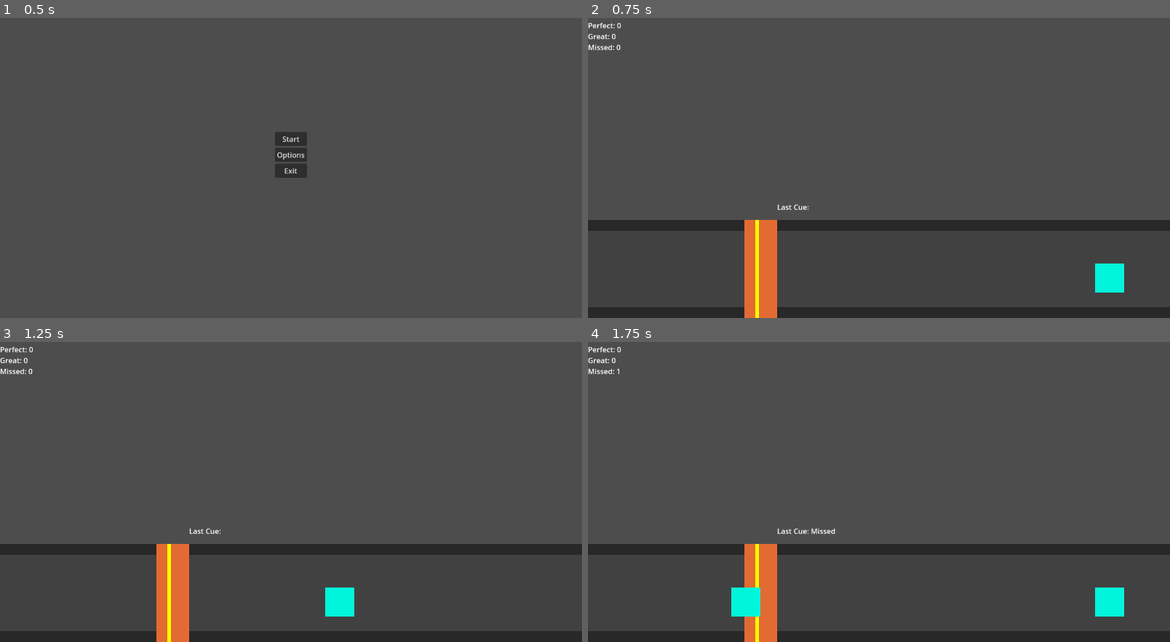
Above: before the commit, frames 1-4 (two rows, left to right).
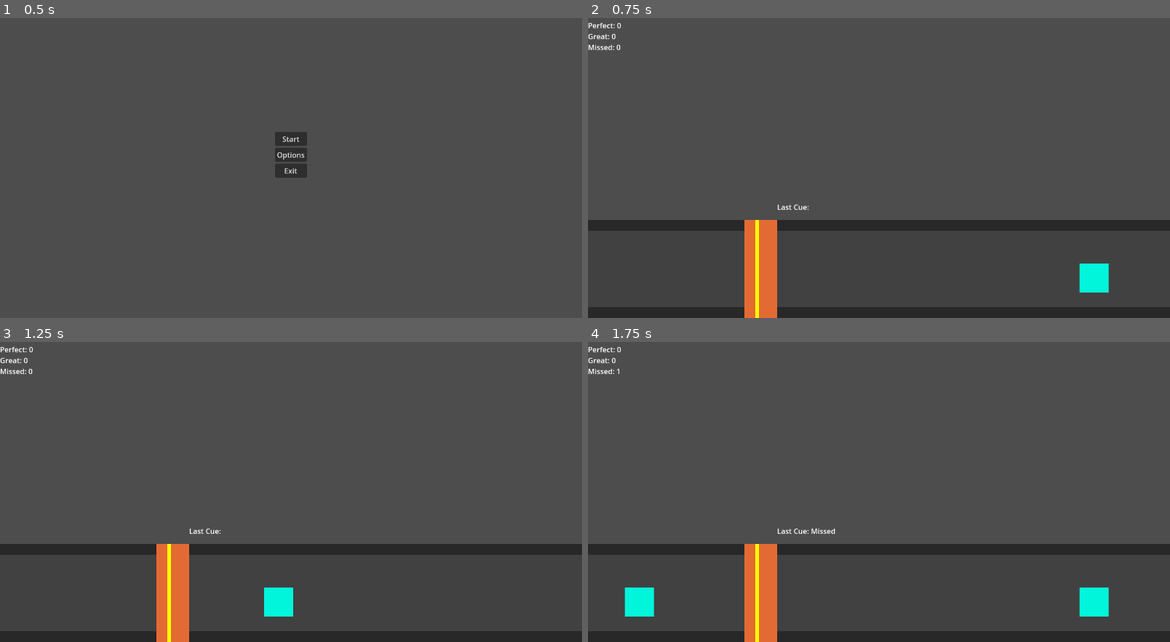
Above: after the commit, the same moments.

Repository: alexgaaranes/GameJam-2024-Entry
Game: Godot game, scene res://scenes/menu.tscn
Same seed, same stepped clock (60 frames per second), same inputs: the game is played once before the commit and once after it.
Inputs:
- Up to frame 1 (0.5 s): no input
- Up to frame 2 (0.75 s): click "Start" at 0.5 s
- Up to frame 3 (1.25 s): no input
- Up to frame 4 (1.75 s): tap Space (pedal) at 1.35 s

Frame 1 is identical in both runs. In frame 2, 0.5% of the frame differs, in the area x 84-93%, y 81-92%; in frame 3, 1.0%; in frame 4, 1.5%, in the area x 6-93%, y 81-92%.

Commit message:
fixed missed counter

Diff:
--- a/scenes/pedal_column.tscn
+++ b/scenes/pedal_column.tscn
@@ -10,6 +10,9 @@
 
 [sub_resource type="RectangleShape2D" id="RectangleShape2D_k18yy"]
 size = Vector2(40, 216)
+
+[sub_resource type="RectangleShape2D" id="RectangleShape2D_a4ohc"]
+size = Vector2(122, 226)
 
 [node name="PedalColumn" type="Node2D"]
 script = ExtResource("1_8fkcs")
@@ -64,9 +67,17 @@
 offset_bottom = 216.0
 color = Color(0.891544, 0.419283, 0.201671, 1)
 
+[node name="EndArea" type="Area2D" parent="."]
+position = Vector2(-200, 504)
+
+[node name="CollisionShape2D" type="CollisionShape2D" parent="EndArea"]
+position = Vector2(51, 103)
+shape = SubResource("RectangleShape2D_a4ohc")
+
 [connection signal="area_entered" from="PerfectArea" to="." method="_on_perfect_area_area_entered"]
 [connection signal="area_exited" from="PerfectArea" to="." method="_on_perfect_area_area_exited"]
 [connection signal="area_entered" from="GreatAreaBack" to="." method="_on_great_area_back_area_entered"]
 [connection signal="area_exited" from="GreatAreaBack" to="." method="_on_great_area_back_area_exited"]
 [connection signal="area_entered" from="GreatAreaFront" to="." method="_on_great_area_front_area_entered"]
 [connection signal="area_exited" from="GreatAreaFront" to="." method="_on_great_area_front_area_exited"]
+[connection signal="area_entered" from="EndArea" to="." method="_on_end_area_area_entered"]
--- a/scripts/cue_spawn_manager.gd
+++ b/scripts/cue_spawn_manager.gd
@@ -2,22 +2,37 @@
 
 var level: Node
 var timer: Timer
-var cueScene
+var cueScene: PackedScene
+var cueNode: Node
+var parent: Node
+
+const defaultTime = 1
+var minSpawnTime = 0.4
 
 # Called when the node enters the scene tree for the first time.
 func _ready():
 	level = get_tree().get_root()
+	parent = get_parent()
 	timer = get_node("CueSpawnTimer")
 	cueScene = preload("res://scenes/pedal_cue.tscn")
+	timer.wait_time = defaultTime
 	timer.start()
 
 
 # Called every frame. 'delta' is the elapsed time since the previous frame.
 func _process(delta):
+	#print(timer.wait_time)
 	pass
 
 
 func _on_cue_spawn_timer_timeout():
-	var cueNode = cueScene.instantiate()
+	cueNode = cueScene.instantiate()
 	level.add_child(cueNode)
 	timer.start()
+
+func reduceTime(amount: float):
+	if timer.wait_time < minSpawnTime: return
+	timer.wait_time -= timer.wait_time*amount
+
+func resetTime():
+	timer.wait_time = defaultTime
--- a/scripts/game_manager.gd
+++ b/scripts/game_manager.gd
@@ -3,6 +3,7 @@
 var perfectAmt: int = 0
 var greatAmt: int = 0
 var missedAmt: int = 0
+var comboAmt: int = 0
 
 var perfectLabel: Label
 var greatLabel: Label
@@ -16,7 +17,6 @@
 	perfectLabel = parent.get_node("Perfect")
 	greatLabel = parent.get_node("Great")
 	missedLabel = parent.get_node("Missed")
-	pass
 
 
 # Called every frame. 'delta' is the elapsed time since the previous frame.
@@ -24,8 +24,24 @@
 	updatePerfectLabel()
 	updateGreatLabel()
 	updateMissedLabel()
-	pass
 
+# Setters & Getters
+func updateCombo():
+	comboAmt += 1
+	$CueSpawnManager.reduceTime(comboAmt/200.0)
+
+func resetCombo():
+	comboAmt = 0
+	$CueSpawnManager.resetTime()
+
+func addPerfect(amount: int):
+	perfectAmt += amount
+
+func addGreat(amount: int):
+	greatAmt += amount
+
+func addMissed(amount: int):
+	missedAmt += amount
 
 # temp funcs
 func updatePerfectLabel():
--- a/scripts/input_manager.gd
+++ b/scripts/input_manager.gd
@@ -7,6 +7,7 @@
 
 var isPenalized: bool
 var detected: Dictionary
+var passedCues: Array
 
 # Called when the node enters the scene tree for the first time.
 func _ready():
@@ -20,8 +21,8 @@
 # Called every frame. 'delta' is the elapsed time since the previous frame.
 func _process(delta):
 	# Detection debugging print
-	if not pedalColumn.detectedAreas.is_empty():
-		print(pedalColumn.detectedAreas)
+	#if not pedalColumn.detectedAreas.is_empty():
+		#print(pedalColumn.detectedAreas)
 
 	# Pedal Action
 	if Input.is_action_just_pressed("pedal") and not isPenalized:
@@ -29,20 +30,35 @@
 		if not detected.is_empty():
 			if detected.has("P"):
 				updateLabel("Perfect")
-				parent.perfectAmt += 1
+				await parent.addPerfect(1)
 			else:
 				updateLabel("Great")
-				parent.greatAmt += 1
+				await parent.addGreat(1)
+			parent.updateCombo()
 			detected.values()[0].queue_free()
 		else:
 			updateLabel("Missed")
-			parent.missedAmt += 1
+			await parent.addMissed(1)
+			parent.resetCombo()
 			isPenalized = true
 			timer.start()
 
+	clearPassed()
+
+# OTHER FUNCTIONS
 func _on_penalty_timer_timeout():
 	isPenalized = false
 
+# function for clearing cues that passed
+func clearPassed():
+	passedCues = pedalColumn.passedCues
+	print(passedCues)
+	if passedCues.is_empty(): return
+	for cue in passedCues:
+		passedCues.erase(cue)
+		if cue == null: continue
+		parent.addMissed(1)
+		cue.queue_free()
 
 # SUPPLEMENTARY FUNCTIONS
 func updateLabel(text: String):
--- a/scripts/pedal_column.gd
+++ b/scripts/pedal_column.gd
@@ -1,6 +1,7 @@
 extends Node2D
 
 var detectedAreas: Dictionary # Append areas entered here
+var passedCues: Array
 
 # Called when the node enters the scene tree for the first time.
 func _ready():
@@ -34,3 +35,8 @@
 
 func _on_perfect_area_area_exited(area):
 	detectedAreas.erase("P")
+
+# END POINT
+func _on_end_area_area_entered(area):
+	print(area)
+	passedCues.append(area)
--- a/scripts/pedal_cue.gd
+++ b/scripts/pedal_cue.gd
@@ -1,18 +1,16 @@
 extends Node2D
 
-var velocity = -800 # left
+var velocity = -1000 # left
 
 var root: Node
+var gameManager: Node
 
 # Called when the node enters the scene tree for the first time.
 func _ready():
 	root = get_parent()
 	position = Vector2(1280,640)
-	pass # Replace with function body.
 
 
 # Called every frame. 'delta' is the elapsed time since the previous frame.
 func _process(delta):
-	if position.x < -50:
-		queue_free()	# Free if out of bounds
 	position += Vector2(velocity,0) * delta
Not shown: 1 places in scenes/pedal_column.tscn that only renumber resources
